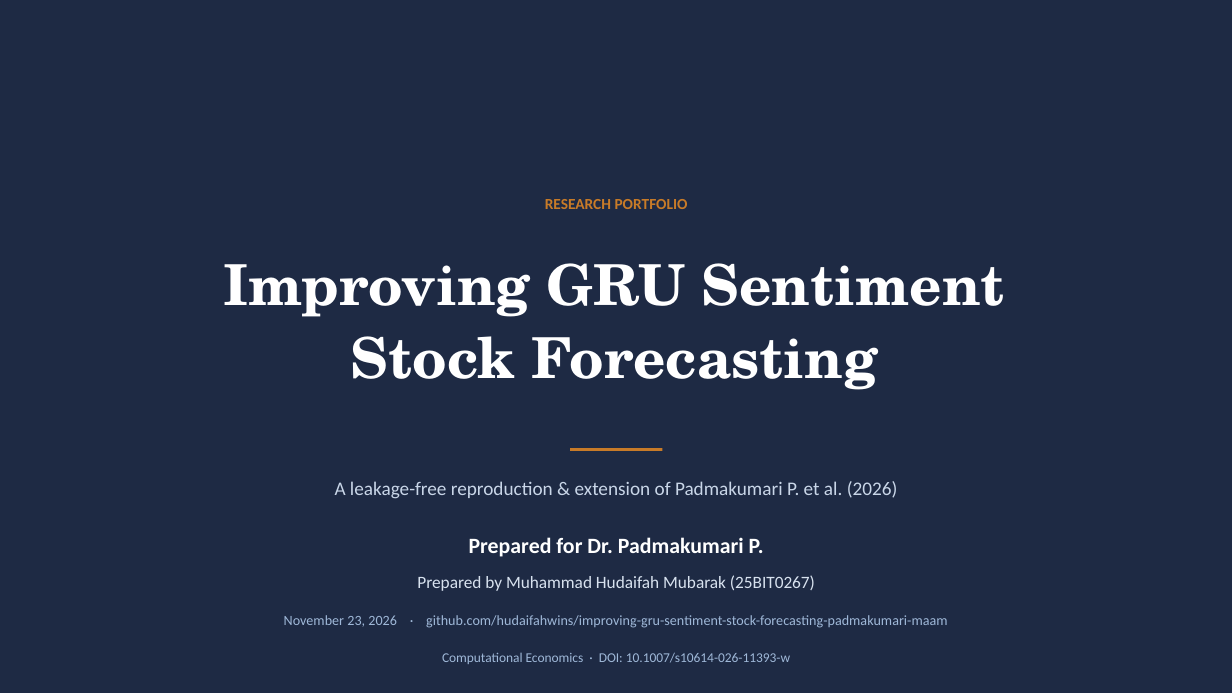
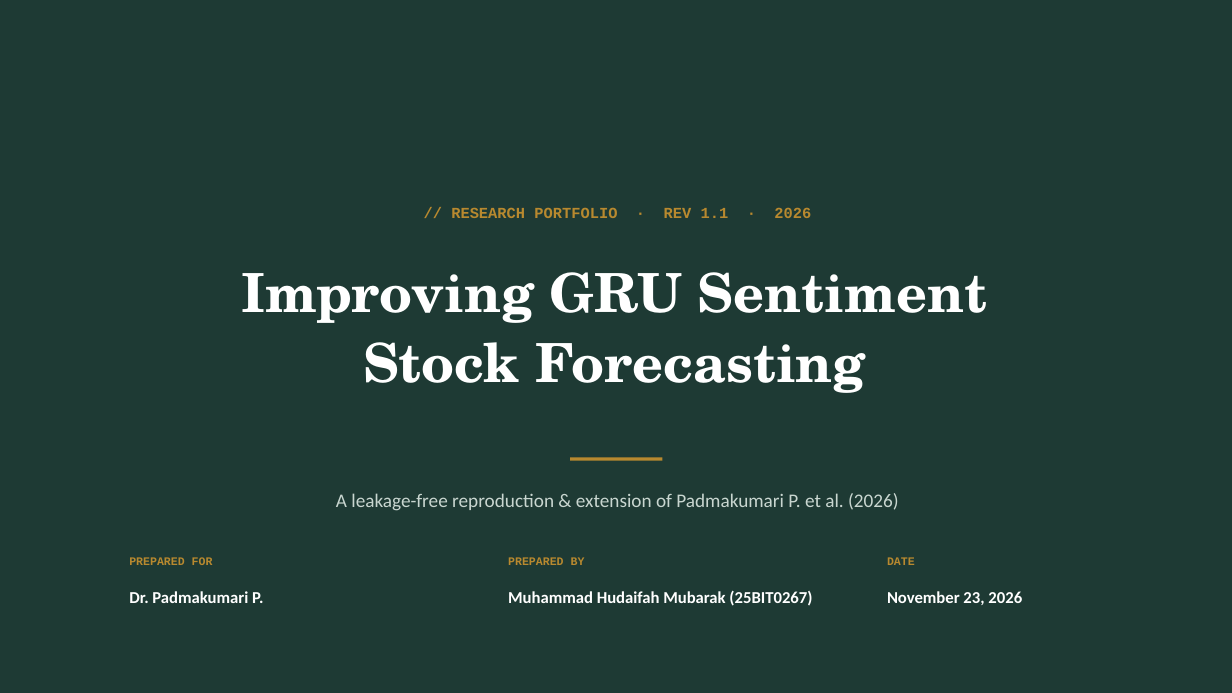
Before and after one commit to hudaifahwins/improving-gru-sentiment-stock-forecasting-padmakumari-maam, a slide deck: slide 1 of PROJECT_PRESENTATION.pptx. Drawn at 1232x693 pixels with LibreOffice and Linux fonts; fonts in the diff are those of the drawing. Boxes give left, top, right and bottom in pixels: in the first picture for what was removed or moved away, otherwise in the second. Text is boxed around its words. In the diff, an @@ line names an element or a change of style, - is before the commit and + after.

Commit message:
design: unify pine/brass palette across deck and report; verified zero-overlap deck

```diff
--- a/PROJECT_PRESENTATION.pptx
+++ b/PROJECT_PRESENTATION.pptx
@@ rectangle at box(0, 0, 1232, 693): fill #1E2A44 to #1E3A34 @@
@@ text at box(451, 208, 811, 218): text changed; font Calibri to Courier New; text colour #C87B28 to #B8892F @@
-RESEARCH PORTFOLIO
+// RESEARCH PORTFOLIO · REV 1.1 · 2026
@@ text "Improving GRU Sentiment" at box(242, 272, 988, 393): size 44 to 42 pt @@
@@ 2 texts, 1 rectangle: place and size @@
-2 texts, 1 rectangle at box(223, 263, 1005, 499)
+2 texts, 1 rectangle at box(242, 272, 988, 511)
@@ rectangle at box(570, 457, 663, 461): fill #C87B28 to #B8892F @@
@@ text "A leakage-free reproduction & extension ..." at box(336, 493, 899, 511): text colour #C9D6E8 to #C9D6D0 @@
@@ text at box(129, 557, 213, 565): text changed; size 17 to 9 pt; font Calibri to Courier New; text colour #FFFFFF to #B8892F @@
-Prepared for Dr. Padmakumari P.
+PREPARED FOR
@@ text added at box(508, 557, 585, 565), 9 pt, text #B8892F, bold @@
+PREPARED BY
@@ text added at box(887, 557, 915, 565), 9 pt, text #B8892F, bold @@
+DATE
@@ text added at box(129, 591, 263, 603), 13 pt, text #FFFFFF, bold @@
+Dr. Padmakumari P.
@@ text at box(508, 591, 812, 606): text changed; size 13.5 to 13 pt; text colour #D8E2EF to #FFFFFF; bold on @@
-Prepared by Muhammad Hudaifah Mubarak (25BIT0267)
+Muhammad Hudaifah Mubarak (25BIT0267)
@@ text added at box(887, 591, 1022, 605), 13 pt, text #FFFFFF, bold @@
+November 23, 2026
@@ text removed at box(284, 615, 947, 628) @@
-November 23, 2026 · github.com/hudaifahwins/improving-gru-sentiment-stock-forecasting-padmakumari-maam
@@ text removed at box(442, 653, 790, 664) @@
-Computational Economics · DOI: 10.1007/s10614-026-11393-w
```
Also in this commit, not shown: 11 other slides changed, 1 other file.
